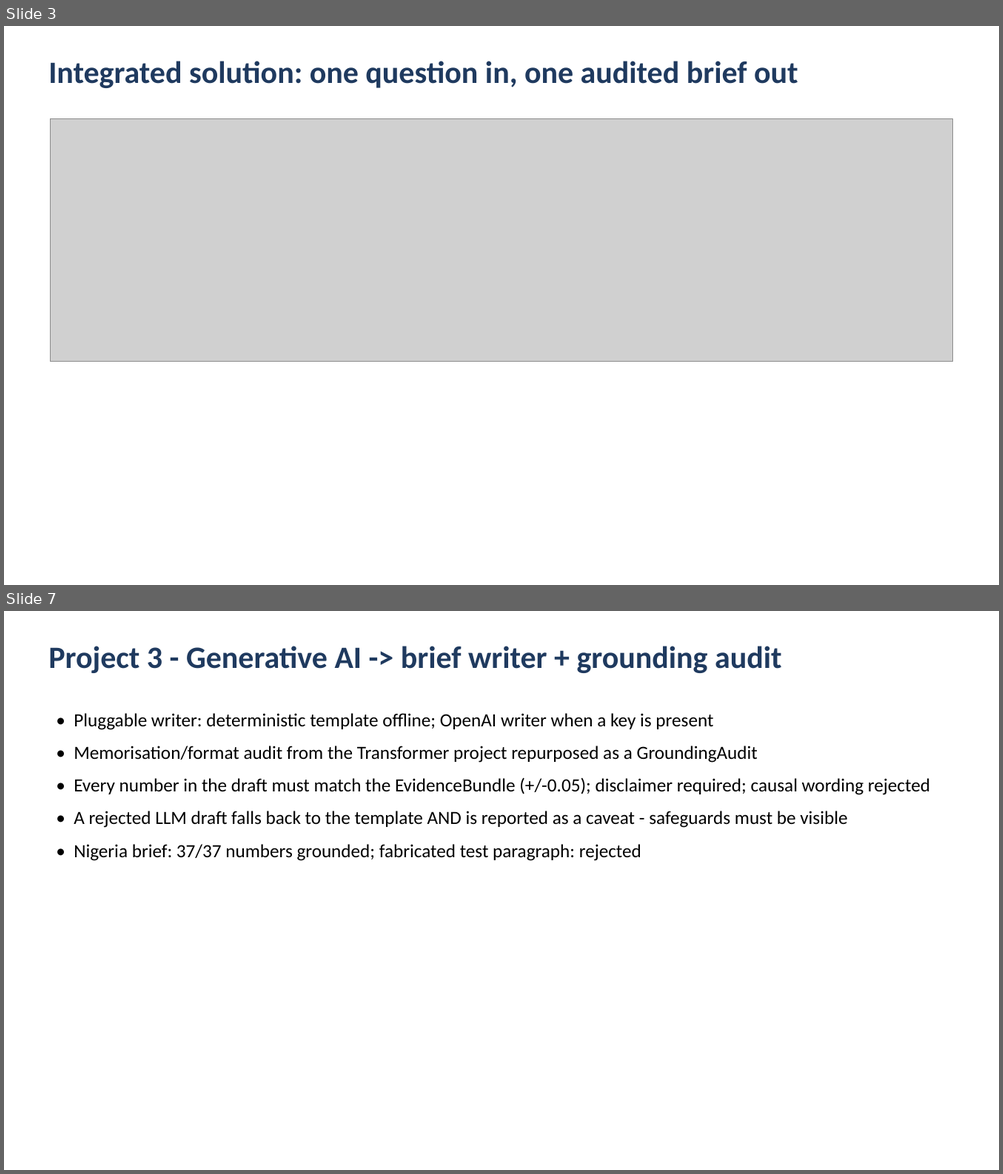
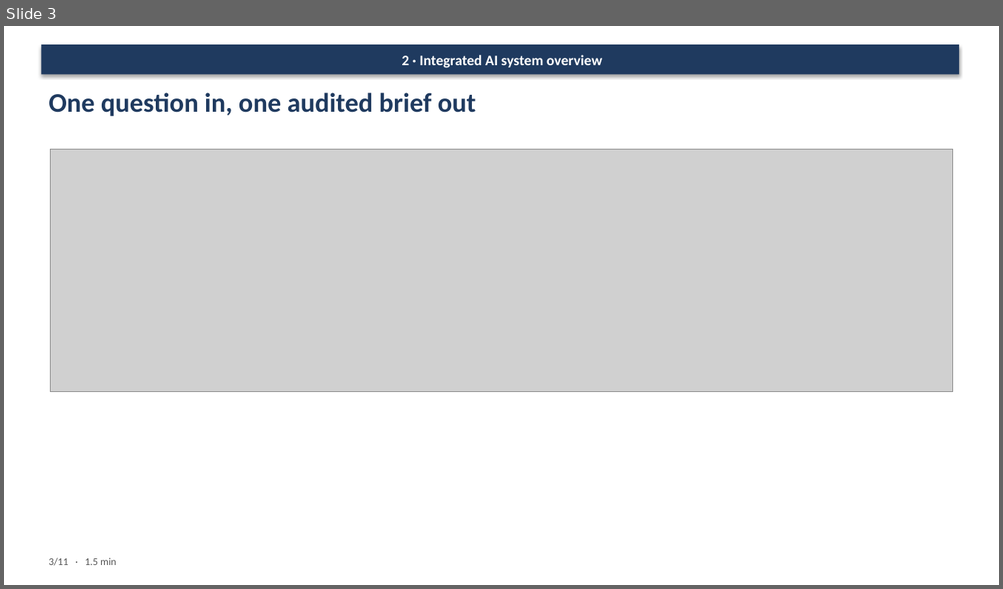
Before and after one commit to doellingcameron92/Industry-Integrated-AI-Synthesis, a slide deck: presentation/Mentor_Presentation.pptx. Shown one above the other, each under a label of ours: slides 3 and 7 before the commit, slide 3 after it; the slides between them are not shown. The pictures are 1003x1174 and 1003x589 pixels, drawn with LibreOffice and Linux fonts; fonts in the diff are those of the drawing; grey boxes stand for pictures. Boxes give left, top, right and bottom in pixels: in the first picture for what was removed or moved away, otherwise in the second. Text is boxed around its words. In the diff, an @@ line names an element or a change of style, - is before the commit and + after.

```diff
--- a/presentation/Mentor_Presentation.pptx
+++ b/presentation/Mentor_Presentation.pptx
@@ slide 7 removed at bbox=[4, 611, 999, 1170], background #FFFFFF @@
@@ text removed at bbox=[48, 646, 782, 673] @@
-Project 3 - Generative AI -> brief writer + grounding audit
@@ text removed at bbox=[74, 713, 930, 861] @@
-• Pluggable writer: deterministic template offline; OpenAI writer when a key is present
-• Memorisation/format audit from the Transformer project repurposed as a GroundingAudit
-• Every number in the draft must match the EvidenceBundle (+/-0.05); disclaimer required; causal wording rejected
-• A rejected LLM draft falls back to the template AND is reported as a caveat - safeguards must be visible
-• Nigeria brief: 37/37 numbers grounded; fabricated test paragraph: rejected
@@ slide 3 changed as well @@
@@ rectangle added at bbox=[41, 44, 959, 75], fill #1F3A5F, 14 pt, text #FFFFFF, bold @@
+2 · Integrated AI system overview
@@ text at bbox=[48, 93, 476, 116]: text changed; size 30 to 26 pt @@
-Integrated solution: one question in, one audited brief out
+One question in, one audited brief out
@@ picture: place and size @@
-picture at bbox=[51, 119, 953, 362]
+picture at bbox=[51, 149, 953, 392]
@@ text added at bbox=[48, 558, 116, 566], 10 pt, text #555555 @@
+3/11 · 1.5 min
```
Also in this commit, not shown: 3 other slides changed, 11 slides added, 8 other slides removed, 4 other files.
